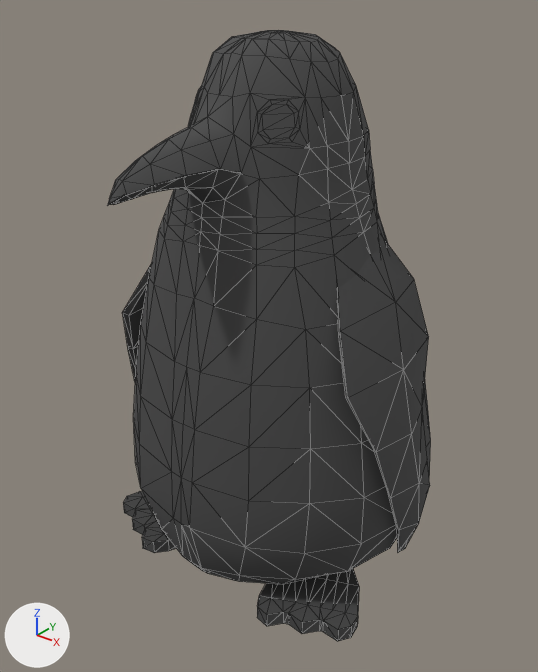
Two versions of the FBX model New Unity Project/Assets/Arte/lepenguin.FBX, one commit apart.
Both versions are drawn from a camera (50 mm lens) standing at (4.54, -5.74, 6.43) and looking at (0.05, -0.13, 2.95). The axes (+X, +Y, +Z) are drawn at lower left. The lights are the same throughout. Mesh edges are drawn as thin lines. Where no turn or scale is listed for an object, it has been applied to the vertices.
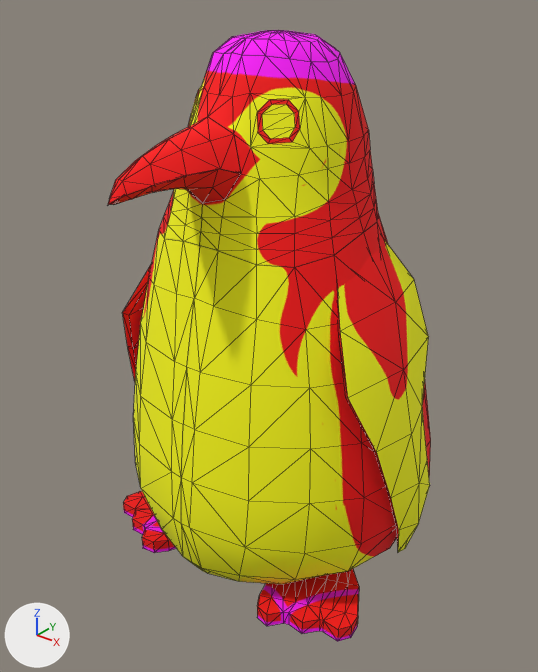
The newer file is also turned or shifted as a whole; pictures and numbers use the older file's frame.

Location of each change, (x1, y1, x2, y2) in pixels of the pictures (538 x 672 px):
```json
{"object": "Cylinder001", "change": "recoloured", "before": [108, 30, 431, 642], "after": [108, 30, 431, 642]}
```

The change, as JSON lines over the scene's bpy script:
```json
{"op": "add", "block": "img_penguin_v3_jpg", "code": ["img_penguin_v3_jpg = load_image('penguin v3.jpg', '_unpacked/penguin_v3.jpg', 2048, 2048, 'sRGB')"]}
{"op": "add", "block": "mat_material__5", "code": ["mat_material__5 = principled_material('Material #5')", "mat_material__5.texture = img_penguin_v3_jpg", "mat_material__5.roughness = 0.859"]}
{"block": "me_mesh", "where": "me_mesh.from_pydata(...)  # 684 vertices, 1332 faces; spans x -1.93..1.93, y -2.08..1.85, z 0.12..5.97"}
{"op": "remove", "block": "me_mesh", "code": "me_mesh.materials.append(mat_01___default)  # dark grey #474747"}
{"op": "add", "block": "me_mesh", "code": "me_mesh.materials.append(mat_material__5)  # picture img_penguin_v3_jpg"}
```
